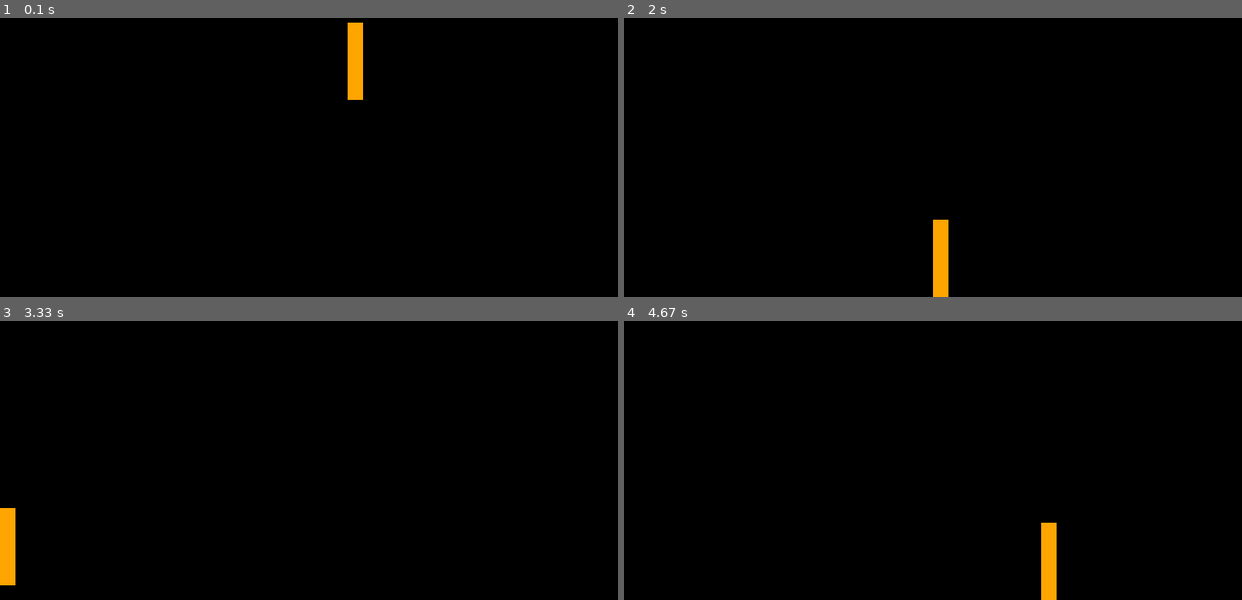
Above: before the commit, frames 1-4 (two rows, left to right).
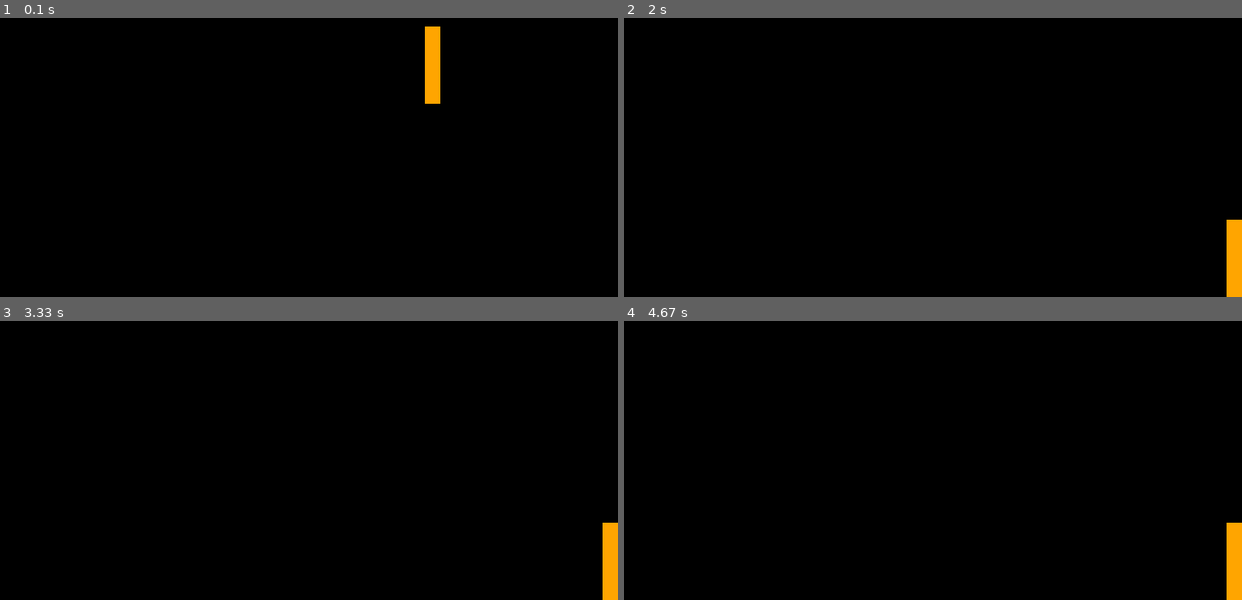
Above: after the commit, the same moments.

Repository: HarrisonFah/Hack_Nights
Game: pygame game, started from version2.py
The game is run twice, just before and just after one commit, with the same random seed, the same clock (stepped at 60 frames per second) and the same inputs.
Inputs:
- Up to frame 1 (0.1 s): no input
- Up to frame 2 (2 s): hold Right 0.33-0.8 s; hold Left from 1.67 s (still down)
- Up to frame 3 (3.33 s): release Left at 2.2 s; hold Left 2.57-2.97 s; hold Up from 3 s (still down)
- Up to frame 4 (4.67 s): release Up at 3.37 s; hold Right 3.4-4.03 s; hold Left from 4.47 s (still down)

The runs differ from the first frame. In frame 1, 1.4% of the frame differs, in the area x 56-72%, y 1-31%; in frame 2, 1.4%; in frame 3, 1.4%; in frame 4, 1.4%.

Commit message:
Update version2.py

Diff:
--- a/version2.py
+++ b/version2.py
@@ -16,11 +16,12 @@
         self.surface = surface
         self.background_color = pygame.Color('black')
 
-        self.wall_1 = wall('orange',[450, 150],[20, 100], self.surface)
+        self.wall_1 = wall('orange',[20,20],[450, 150],[20, 100], self.surface)
+        # wall_colour, velocity, wall_position, wall_dimensions, surface
 
     def play(self):
         while self.close_clicked == False:
-            self.update
+            self.update()
             self.draw()
             self.handle_events()
             if self.continue_game == True:
@@ -36,8 +37,7 @@
         pygame.display.update() #displays updated surface
 
     def update(self):
-        self.wall.apply_gravity()
-        pass
+        self.wall_1.apply_gravity()
 
     def decide_continue(self):
         pass
@@ -50,6 +50,7 @@
             if event.type == pygame.KEYDOWN:
                     if event.key == pygame.K_UP:
                         self.wall_1.move([0,20])
+
         keys = pygame.key.get_pressed()
         if keys [pygame.K_UP]:
             self.wall_1.move([0,-20])
@@ -64,17 +65,21 @@
             self.wall_1.apply_gravity()
 
 class wall:
-    def __init__(self, wall_colour, wall_position, wall_dimensions, surface):
+    def __init__(self, wall_colour, velocity, wall_position, wall_dimensions, surface):
         self.color = pygame.Color(wall_colour)
         self.position = wall_position
         self.dimensions = wall_dimensions
         self.wall = [wall_position, wall_dimensions]
         self.surface = surface
-    def move(self, velocity):
         self.velocity = velocity
 
+    def move(self, velocity):
         self.position[0] = self.position[0] + self.velocity[0]
         self.position[1] = self.position[1] + self.velocity[1]
+        # now = time.time()
+        # later = time.time()
+        # change_in_time = later - now
+        # if change_in_time != 0:
 
         size = self.surface.get_size() # tuple (width, height)
         # check right index = 0, check bottom index = 1
